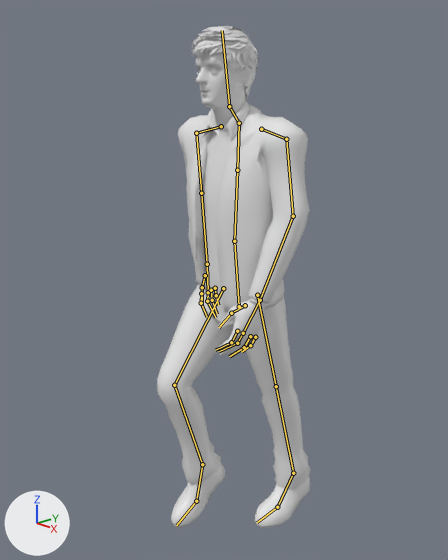
Two versions of the Blender file blueprints/humans/male/playable character/rory-rigged-merged-walking.blend, one commit apart.
The view is the same before and after, from a camera (50 mm lens) standing at (3.16, -3.12, 3.38) and looking at (-0.05, -0.17, 2.02). The lights are fixed; the arrows at lower left show +X, +Y and +Z. Both versions are drawn at frame 10 of the action 'Walk'; the numbers are the values there. The bones that bend it are drawn over the model as lines.

The first picture shows 'RoryWatchRing'.
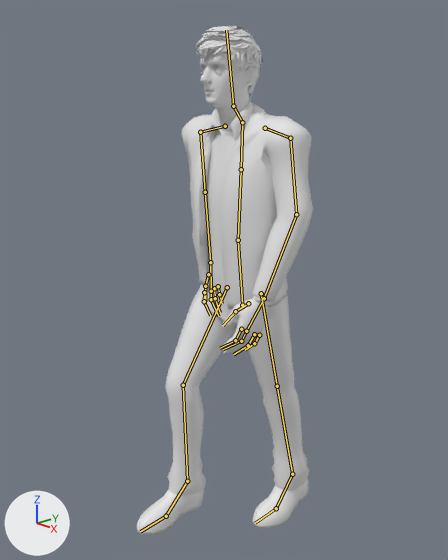
Location of each change, [x1, y1, x2, y2] in pixels of the pictures (448 x 560 px):
'RoryWatchRing', posed (15% wider)
    before: [157, 26, 311, 528]
    after: [136, 26, 313, 535]
bone 'Hips', root to tip
    before: (239, 306) to (234, 241)
    after: (242, 305) to (238, 240)
bone 'Toes.R', root to tip
    before: (196, 501) to (176, 525)
    after: (166, 516) to (140, 531)

The change in detail:
Bone 'Hips' (bone_hips) moves from (0.0, 0.02, 0.008) to (0.0, 0.023, -0.028).
Bone 'Toes.R' (bone_toes_r) moves from (0.008, -0.457, -0.965) to (0.01, 0.234, -1.186).
Bone 'Toes.R' (bone_toes_r) turns from (30, 0, 0) to (2, 0, 0) degrees about its own x, y and z.
Bone 'Leg IK.L' (bone_leg_ik_l) moves from (-0.01, 0.304, -0.004) to (-0.01, 0.286, -0.004).
Bone 'Leg IK.L' (bone_leg_ik_l) turns from (19, 0, 0) to (17, 0, 0) degrees about its own x, y and z.
Bone 'Leg IK.R' (bone_leg_ik_r) moves from (0.001, -0.329, -0.175) to (0.001, -0.485, -0.087).
Bone 'Leg IK.R' (bone_leg_ik_r) turns from (36, 0, 0) to (3, 0, 0) degrees about its own x, y and z.
